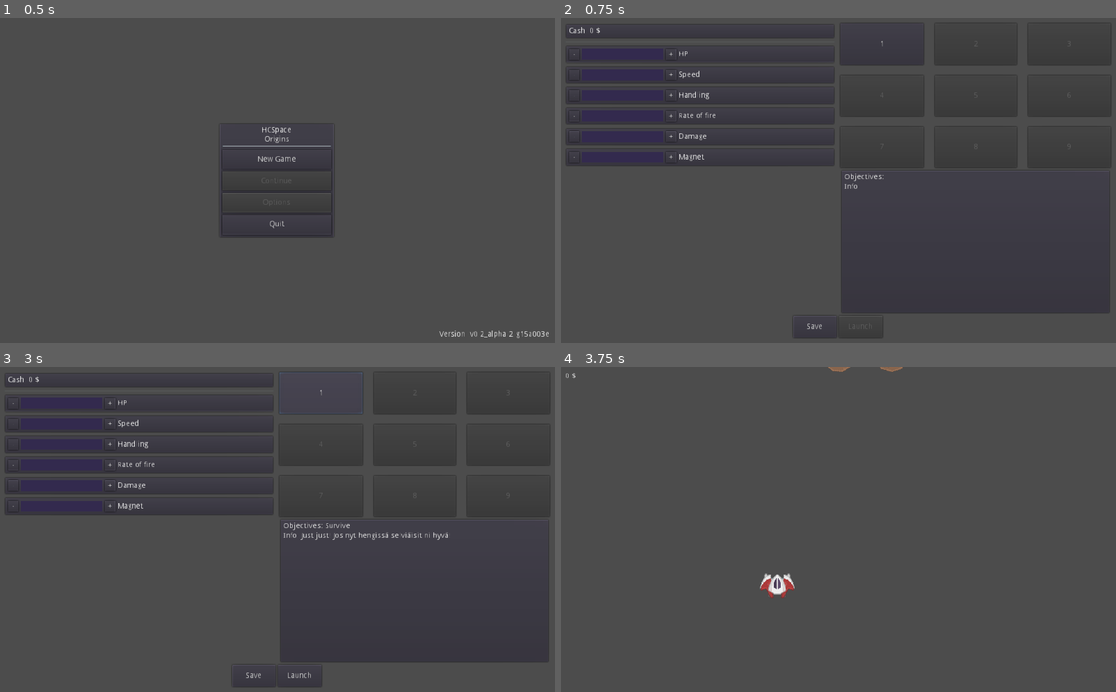
Above: before the commit, frames 1-4 (two rows, left to right).
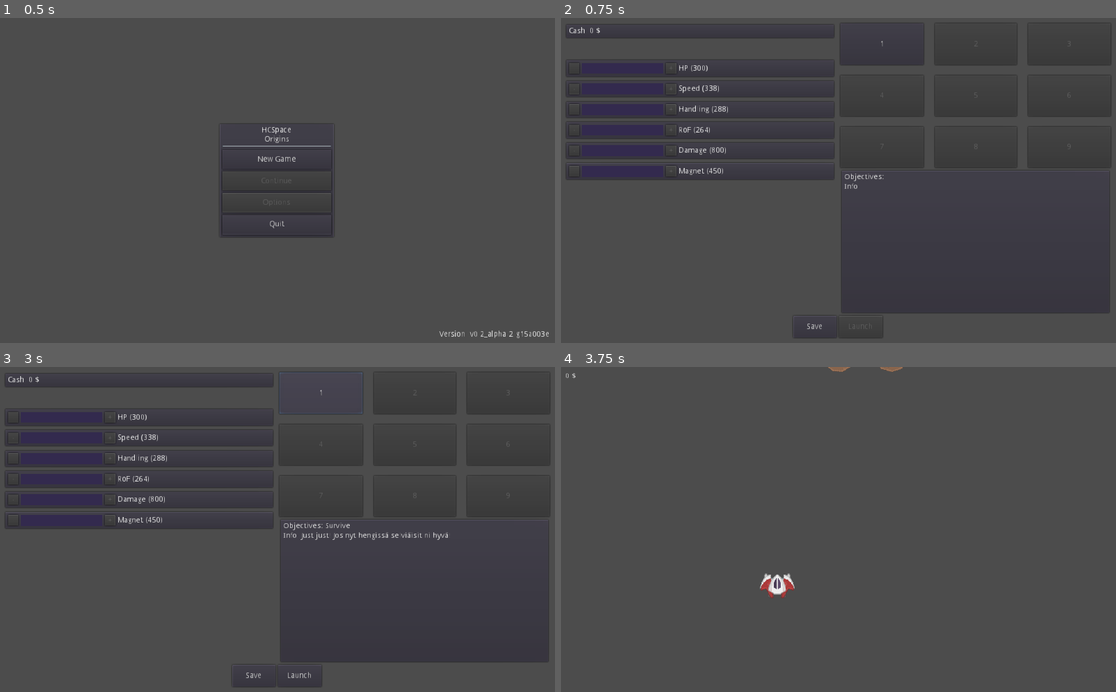
Above: after the commit, the same moments.

Repository: Kessinen/HCSSpace-Origins
Game: Godot game, scene res://Menus/Mainmenu.tscn
Two runs of this game, one before a commit and one after it. Both use one fixed random seed, a clock stepped at 60 frames per second and the inputs below.
Inputs (mouse positions are in pixels of both pictures, inside the frame that each line leads up to):
- Up to frame 1 (0.5 s): no input
- Up to frame 2 (0.75 s): click "New Game" at 0.5 s
- Up to frame 3 (3 s): click (11, 402) at 1.25 s, where only the run before the commit has a clickable "-"; click (111, 402) at 2 s, where only the run before the commit has a clickable "+"; click "1" at 2.75 s
- Up to frame 4 (3.75 s): click "Launch" at 3.5 s

Frame 1 is identical in both runs. In frame 2, 3.1% of the frame differs, in the area x 0-50%, y 9-50%; in frame 3, 3.1%; in frame 4, nothing differs.

Commit message:
ADD Implement shop functions

Diff:
--- a/src/Globals/playerStats.gd
+++ b/src/Globals/playerStats.gd
@@ -12,3 +12,21 @@
 	"shipSpeed" : 1,
 	"highestLevel" :1
 }
+var upgradeCostMultiplier = {
+	"HP" : 1.5,
+	"Shields" : 1,
+	"RoF" : 1.2,
+	"Damage" : 2,
+	"Handling" : 1.2,
+	"Magnet" : 1.5,
+	"Speed" : 1.3,
+}
+var upgradeBasePrices = {
+	"HP" : 100,
+	"Shields" : 1,
+	"RoF" : 110,
+	"Damage" : 200,
+	"Handling" : 120,
+	"Magnet" : 150,
+	"Speed" : 130,
+}
--- a/src/Menus/LevelSelect.gd
+++ b/src/Menus/LevelSelect.gd
@@ -1,9 +1,13 @@
 extends Control
 
 onready var playerStats = get_node("/root/playerStats").playerData
+onready var upgradeBaseValues = get_node("/root/playerStats").upgradeBasePrices
+onready var upgradeCostMultipliers = get_node("/root/playerStats").upgradeCostMultiplier
 onready var gameFunctions = get_node("/root/GameFunctions")
 
 var selectedLevel : int = 0
+
+var stats = ["HP", "Speed", "Handling", "RoF", "Damage", "Magnet"]
 
 var descriptions = [
 	{
@@ -17,20 +21,66 @@
 
 func _ready():
 	updateGui()
+	updateShopButtons()
 
+func updateShopButtons():
+	var curCash : int = playerStats["lootAmount"]
+	var statsPrefixPath = "VBoxContainer/HBoxContainer/VBoxContainer/VBoxContainer/"
+	var statsSufixPath = "/HBoxContainer/"
+
+	$VBoxContainer/HBoxContainer/VBoxContainer/VBoxContainer/PanelContainer4/lblCash.text = "Cash: " + str(playerStats["lootAmount"]) + " $"
+
+	for i in stats:
+		var btnMin = get_node(statsPrefixPath + i + statsSufixPath + "btnMin")
+		var pbarValue = get_node(statsPrefixPath + i + statsSufixPath + "pbarValue")
+		var btnPlus = get_node(statsPrefixPath + i + statsSufixPath + "btnPlus")
+		var lblTitle = get_node(statsPrefixPath + i + statsSufixPath + "lblTitle")
+
+		pbarValue.value = playerStats["ship"+i]
+		if pbarValue.value == 1:
+			btnMin.disabled = true
+			print("Disabling: ", i)
+		else:
+			btnMin.disabled = false
+
+		#Calculate costs and enable buttons accordingly
+		var curLevelCost = playerStats["ship"+i] * upgradeBaseValues[i] * upgradeCostMultipliers[i]
+		var nextLevelCost = (playerStats["ship"+i] + 1) * upgradeBaseValues[i] * upgradeCostMultipliers[i]
+		var previousLevelCost = (playerStats["ship"+i] - 1) * upgradeBaseValues[i] * upgradeCostMultipliers[i]
+		var refund = curLevelCost
+		if pbarValue.value == 10 or curCash - nextLevelCost < 0:
+			btnPlus.disabled = true
+		else:
+			btnPlus.disabled = false
+		lblTitle.text = i + " (" + str(nextLevelCost) + ")"
+		btnMin.connect("pressed", self, "decreaseStat", [i])
+		btnPlus.connect("pressed", self, "increaseStat", [i])
+
+func increaseStat(stat):
+	var curStatLevel = playerStats["ship"+stat]
+	var levelupCost = (curStatLevel + 1) * upgradeBaseValues[stat] * upgradeCostMultipliers[stat]
+	playerStats["ship"+stat] += 1
+	playerStats["lootAmount"] -= levelupCost
+	updateShopButtons()
+
+func decreaseStat(stat):
+	var curStatLevel = playerStats["ship"+stat]
+	var refund = (curStatLevel) * upgradeBaseValues[stat] * upgradeCostMultipliers[stat]
+	stat = "ship" + stat
+	playerStats[stat] -= 1
+	playerStats["lootAmount"] += refund
+	updateShopButtons()
 
 func updateGui():
 	for i in range(0, playerStats["highestLevel"]):
 		get_node("VBoxContainer/HBoxContainer/VBoxContainer2/levelsGrid/Lvl"+str(i+1)).disabled = false
 
-	$VBoxContainer/HBoxContainer/VBoxContainer/VBoxContainer/PanelContainer4/lblCash.text = "Cash: " + str(playerStats["lootAmount"]) + " $"
 
-	$VBoxContainer/HBoxContainer/VBoxContainer/VBoxContainer/PanelContainer/HBoxContainer/pbarHP.value = playerStats["shipHP"]
-	$VBoxContainer/HBoxContainer/VBoxContainer/VBoxContainer/PanelContainer7/HBoxContainer/pbarSpeed.value = playerStats["shipSpeed"]
-	$VBoxContainer/HBoxContainer/VBoxContainer/VBoxContainer/PanelContainer2/HBoxContainer/pbarHandling.value = playerStats["shipHandling"]
-	$VBoxContainer/HBoxContainer/VBoxContainer/VBoxContainer/PanelContainer3/HBoxContainer/pbarRof.value = playerStats["shipRoF"]
-	$VBoxContainer/HBoxContainer/VBoxContainer/VBoxContainer/PanelContainer5/HBoxContainer/pbarDamage.value = playerStats["shipDamage"]
-	$VBoxContainer/HBoxContainer/VBoxContainer/VBoxContainer/PanelContainer6/HBoxContainer/pbarMagnet.value = playerStats["shipMagnet"]
+	var statsBasePath = "VBoxContainer/HBoxContainer/VBoxContainer/VBoxContainer/"
+	for i in stats:
+		var parsedPath = statsBasePath + i + "/HBoxContainer/pbarValue"
+		get_node(parsedPath).value = playerStats["ship" + i]
+		pass
 
 func _on_LvlSelected_pressed(extra_arg_0):
 	selectedLevel = extra_arg_0
--- a/src/Menus/LevelSelect.tscn
+++ b/src/Menus/LevelSelect.tscn
@@ -45,7 +45,7 @@
 
 [node name="VBoxContainer" type="VBoxContainer" parent="VBoxContainer/HBoxContainer/VBoxContainer"]
 margin_right = 497.0
-margin_bottom = 264.0
+margin_bottom = 290.0
 
 [node name="PanelContainer4" type="PanelContainer" parent="VBoxContainer/HBoxContainer/VBoxContainer/VBoxContainer"]
 margin_right = 497.0
@@ -58,30 +58,32 @@
 margin_bottom = 21.0
 text = "Cash: 0 $"
 
-[node name="HSeparator" type="HSeparator" parent="VBoxContainer/HBoxContainer/VBoxContainer/VBoxContainer"]
+[node name="MarginContainer" type="MarginContainer" parent="VBoxContainer/HBoxContainer/VBoxContainer/VBoxContainer"]
 margin_top = 32.0
 margin_right = 497.0
-margin_bottom = 36.0
-
-[node name="PanelContainer" type="PanelContainer" parent="VBoxContainer/HBoxContainer/VBoxContainer/VBoxContainer"]
-margin_top = 40.0
-margin_right = 497.0
-margin_bottom = 74.0
-size_flags_horizontal = 3
-
-[node name="HBoxContainer" type="HBoxContainer" parent="VBoxContainer/HBoxContainer/VBoxContainer/VBoxContainer/PanelContainer"]
+margin_bottom = 62.0
+rect_min_size = Vector2( 0, 30 )
+
+[node name="HP" type="PanelContainer" parent="VBoxContainer/HBoxContainer/VBoxContainer/VBoxContainer"]
+margin_top = 66.0
+margin_right = 497.0
+margin_bottom = 100.0
+size_flags_horizontal = 3
+
+[node name="HBoxContainer" type="HBoxContainer" parent="VBoxContainer/HBoxContainer/VBoxContainer/VBoxContainer/HP"]
 margin_left = 7.0
 margin_top = 7.0
 margin_right = 490.0
 margin_bottom = 27.0
 
-[node name="Button" type="Button" parent="VBoxContainer/HBoxContainer/VBoxContainer/VBoxContainer/PanelContainer/HBoxContainer"]
+[node name="btnMin" type="Button" parent="VBoxContainer/HBoxContainer/VBoxContainer/VBoxContainer/HP/HBoxContainer"]
 margin_right = 20.0
 margin_bottom = 20.0
 rect_min_size = Vector2( 20, 20 )
+disabled = true
 text = "-"
 
-[node name="pbarHP" type="ProgressBar" parent="VBoxContainer/HBoxContainer/VBoxContainer/VBoxContainer/PanelContainer/HBoxContainer"]
+[node name="pbarValue" type="ProgressBar" parent="VBoxContainer/HBoxContainer/VBoxContainer/VBoxContainer/HP/HBoxContainer"]
 margin_left = 24.0
 margin_right = 174.0
 margin_bottom = 20.0
@@ -94,14 +96,15 @@
 value = 1.0
 percent_visible = false
 
-[node name="Button2" type="Button" parent="VBoxContainer/HBoxContainer/VBoxContainer/VBoxContainer/PanelContainer/HBoxContainer"]
+[node name="btnPlus" type="Button" parent="VBoxContainer/HBoxContainer/VBoxContainer/VBoxContainer/HP/HBoxContainer"]
 margin_left = 178.0
 margin_right = 198.0
 margin_bottom = 20.0
 rect_min_size = Vector2( 20, 20 )
+disabled = true
 text = "+"
 
-[node name="Label2" type="Label" parent="VBoxContainer/HBoxContainer/VBoxContainer/VBoxContainer/PanelContainer/HBoxContainer"]
+[node name="lblTitle" type="Label" parent="VBoxContainer/HBoxContainer/VBoxContainer/VBoxContainer/HP/HBoxContainer"]
 margin_left = 202.0
 margin_top = 3.0
 margin_right = 483.0
@@ -109,25 +112,26 @@
 size_flags_horizontal = 3
 text = "HP"
 
-[node name="PanelContainer7" type="PanelContainer" parent="VBoxContainer/HBoxContainer/VBoxContainer/VBoxContainer"]
-margin_top = 78.0
-margin_right = 497.0
-margin_bottom = 112.0
-size_flags_horizontal = 3
-
-[node name="HBoxContainer" type="HBoxContainer" parent="VBoxContainer/HBoxContainer/VBoxContainer/VBoxContainer/PanelContainer7"]
+[node name="Speed" type="PanelContainer" parent="VBoxContainer/HBoxContainer/VBoxContainer/VBoxContainer"]
+margin_top = 104.0
+margin_right = 497.0
+margin_bottom = 138.0
+size_flags_horizontal = 3
+
+[node name="HBoxContainer" type="HBoxContainer" parent="VBoxContainer/HBoxContainer/VBoxContainer/VBoxContainer/Speed"]
 margin_left = 7.0
 margin_top = 7.0
 margin_right = 490.0
 margin_bottom = 27.0
 
-[node name="Button" type="Button" parent="VBoxContainer/HBoxContainer/VBoxContainer/VBoxContainer/PanelContainer7/HBoxContainer"]
+[node name="btnMin" type="Button" parent="VBoxContainer/HBoxContainer/VBoxContainer/VBoxContainer/Speed/HBoxContainer"]
 margin_right = 20.0
 margin_bottom = 20.0
 rect_min_size = Vector2( 20, 20 )
+disabled = true
 text = "-"
 
-[node name="pbarSpeed" type="ProgressBar" parent="VBoxContainer/HBoxContainer/VBoxContainer/VBoxContainer/PanelContainer7/HBoxContainer"]
+[node name="pbarValue" type="ProgressBar" parent="VBoxContainer/HBoxContainer/VBoxContainer/VBoxContainer/Speed/HBoxContainer"]
 margin_left = 24.0
 margin_right = 174.0
 margin_bottom = 20.0
@@ -140,39 +144,41 @@
 value = 1.0
 percent_visible = false
 
-[node name="Button2" type="Button" parent="VBoxContainer/HBoxContainer/VBoxContainer/VBoxContainer/PanelContainer7/HBoxContainer"]
+[node name="btnPlus" type="Button" parent="VBoxContainer/HBoxContainer/VBoxContainer/VBoxContainer/Speed/HBoxContainer"]
 margin_left = 178.0
 margin_right = 198.0
 margin_bottom = 20.0
 rect_min_size = Vector2( 20, 20 )
+disabled = true
 text = "+"
 
-[node name="Label2" type="Label" parent="VBoxContainer/HBoxContainer/VBoxContainer/VBoxContainer/PanelContainer7/HBoxContainer"]
+[node name="lblTitle" type="Label" parent="VBoxContainer/HBoxContainer/VBoxContainer/VBoxContainer/Speed/HBoxContainer"]
 margin_left = 202.0
 margin_top = 3.0
 margin_right = 241.0
 margin_bottom = 17.0
 text = "Speed"
 
-[node name="PanelContainer2" type="PanelContainer" parent="VBoxContainer/HBoxContainer/VBoxContainer/VBoxContainer"]
-margin_top = 116.0
-margin_right = 497.0
-margin_bottom = 150.0
-size_flags_horizontal = 3
-
-[node name="HBoxContainer" type="HBoxContainer" parent="VBoxContainer/HBoxContainer/VBoxContainer/VBoxContainer/PanelContainer2"]
+[node name="Handling" type="PanelContainer" parent="VBoxContainer/HBoxContainer/VBoxContainer/VBoxContainer"]
+margin_top = 142.0
+margin_right = 497.0
+margin_bottom = 176.0
+size_flags_horizontal = 3
+
+[node name="HBoxContainer" type="HBoxContainer" parent="VBoxContainer/HBoxContainer/VBoxContainer/VBoxContainer/Handling"]
 margin_left = 7.0
 margin_top = 7.0
 margin_right = 490.0
 margin_bottom = 27.0
 
-[node name="Button" type="Button" parent="VBoxContainer/HBoxContainer/VBoxContainer/VBoxContainer/PanelContainer2/HBoxContainer"]
+[node name="btnMin" type="Button" parent="VBoxContainer/HBoxContainer/VBoxContainer/VBoxContainer/Handling/HBoxContainer"]
 margin_right = 20.0
 margin_bottom = 20.0
 rect_min_size = Vector2( 20, 20 )
+disabled = true
 text = "-"
 
-[node name="pbarHandling" type="ProgressBar" parent="VBoxContainer/HBoxContainer/VBoxContainer/VBoxContainer/PanelContainer2/HBoxContainer"]
+[node name="pbarValue" type="ProgressBar" parent="VBoxContainer/HBoxContainer/VBoxContainer/VBoxContainer/Handling/HBoxContainer"]
 margin_left = 24.0
 margin_right = 174.0
 margin_bottom = 20.0
@@ -185,39 +191,41 @@
 value = 1.0
 percent_visible = false
 
-[node name="Button2" type="Button" parent="VBoxContainer/HBoxContainer/VBoxContainer/VBoxContainer/PanelContainer2/HBoxContainer"]
+[node name="btnPlus" type="Button" parent="VBoxContainer/HBoxContainer/VBoxContainer/VBoxContainer/Handling/HBoxContainer"]
 margin_left = 178.0
 margin_right = 198.0
 margin_bottom = 20.0
 rect_min_size = Vector2( 20, 20 )
+disabled = true
 text = "+"
 
-[node name="Label2" type="Label" parent="VBoxContainer/HBoxContainer/VBoxContainer/VBoxContainer/PanelContainer2/HBoxContainer"]
+[node name="lblTitle" type="Label" parent="VBoxContainer/HBoxContainer/VBoxContainer/VBoxContainer/Handling/HBoxContainer"]
 margin_left = 202.0
 margin_top = 3.0
 margin_right = 258.0
 margin_bottom = 17.0
 text = "Handling"
 
-[node name="PanelContainer3" type="PanelContainer" parent="VBoxContainer/HBoxContainer/VBoxContainer/VBoxContainer"]
-margin_top = 154.0
-margin_right = 497.0
-margin_bottom = 188.0
-size_flags_horizontal = 3
-
-[node name="HBoxContainer" type="HBoxContainer" parent="VBoxContainer/HBoxContainer/VBoxContainer/VBoxContainer/PanelContainer3"]
+[node name="RoF" type="PanelContainer" parent="VBoxContainer/HBoxContainer/VBoxContainer/VBoxContainer"]
+margin_top = 180.0
+margin_right = 497.0
+margin_bottom = 214.0
+size_flags_horizontal = 3
+
+[node name="HBoxContainer" type="HBoxContainer" parent="VBoxContainer/HBoxContainer/VBoxContainer/VBoxContainer/RoF"]
 margin_left = 7.0
 margin_top = 7.0
 margin_right = 490.0
 margin_bottom = 27.0
 
-[node name="Button" type="Button" parent="VBoxContainer/HBoxContainer/VBoxContainer/VBoxContainer/PanelContainer3/HBoxContainer"]
+[node name="btnMin" type="Button" parent="VBoxContainer/HBoxContainer/VBoxContainer/VBoxContainer/RoF/HBoxContainer"]
 margin_right = 20.0
 margin_bottom = 20.0
 rect_min_size = Vector2( 20, 20 )
+disabled = true
 text = "-"
 
-[node name="pbarRof" type="ProgressBar" parent="VBoxContainer/HBoxContainer/VBoxContainer/VBoxContainer/PanelContainer3/HBoxContainer"]
+[node name="pbarValue" type="ProgressBar" parent="VBoxContainer/HBoxContainer/VBoxContainer/VBoxContainer/RoF/HBoxContainer"]
 margin_left = 24.0
 margin_right = 174.0
 margin_bottom = 20.0
@@ -230,39 +238,41 @@
 value = 1.0
 percent_visible = false
 
-[node name="Button2" type="Button" parent="VBoxContainer/HBoxContainer/VBoxContainer/VBoxContainer/PanelContainer3/HBoxContainer"]
+[node name="btnPlus" type="Button" parent="VBoxContainer/HBoxContainer/VBoxContainer/VBoxContainer/RoF/HBoxContainer"]
 margin_left = 178.0
 margin_right = 198.0
 margin_bottom = 20.0
 rect_min_size = Vector2( 20, 20 )
+disabled = true
 text = "+"
 
-[node name="Label2" type="Label" parent="VBoxContainer/HBoxContainer/VBoxContainer/VBoxContainer/PanelContainer3/HBoxContainer"]
+[node name="lblTitle" type="Label" parent="VBoxContainer/HBoxContainer/VBoxContainer/VBoxContainer/RoF/HBoxContainer"]
 margin_left = 202.0
 margin_top = 3.0
 margin_right = 271.0
 margin_bottom = 17.0
 text = "Rate of fire"
 
-[node name="PanelContainer5" type="PanelContainer" parent="VBoxContainer/HBoxContainer/VBoxContainer/VBoxContainer"]
-margin_top = 192.0
-margin_right = 497.0
-margin_bottom = 226.0
-size_flags_horizontal = 3
-
-[node name="HBoxContainer" type="HBoxContainer" parent="VBoxContainer/HBoxContainer/VBoxContainer/VBoxContainer/PanelContainer5"]
+[node name="Damage" type="PanelContainer" parent="VBoxContainer/HBoxContainer/VBoxContainer/VBoxContainer"]
+margin_top = 218.0
+margin_right = 497.0
+margin_bottom = 252.0
+size_flags_horizontal = 3
+
+[node name="HBoxContainer" type="HBoxContainer" parent="VBoxContainer/HBoxContainer/VBoxContainer/VBoxContainer/Damage"]
 margin_left = 7.0
 margin_top = 7.0
 margin_right = 490.0
 margin_bottom = 27.0
 
-[node name="Button" type="Button" parent="VBoxContainer/HBoxContainer/VBoxContainer/VBoxContainer/PanelContainer5/HBoxContainer"]
+[node name="btnMin" type="Button" parent="VBoxContainer/HBoxContainer/VBoxContainer/VBoxContainer/Damage/HBoxContainer"]
 margin_right = 20.0
 margin_bottom = 20.0
 rect_min_size = Vector2( 20, 20 )
+disabled = true
 text = "-"
 
-[node name="pbarDamage" type="ProgressBar" parent="VBoxContainer/HBoxContainer/VBoxContainer/VBoxContainer/PanelContainer5/HBoxContainer"]
+[node name="pbarValue" type="ProgressBar" parent="VBoxContainer/HBoxContainer/VBoxContainer/VBoxContainer/Damage/HBoxContainer"]
 margin_left = 24.0
 margin_right = 174.0
 margin_bottom = 20.0
@@ -275,39 +285,41 @@
 value = 1.0
 percent_visible = false
 
-[node name="Button2" type="Button" parent="VBoxContainer/HBoxContainer/VBoxContainer/VBoxContainer/PanelContainer5/HBoxContainer"]
+[node name="btnPlus" type="Button" parent="VBoxContainer/HBoxContainer/VBoxContainer/VBoxContainer/Damage/HBoxContainer"]
 margin_left = 178.0
 margin_right = 198.0
 margin_bottom = 20.0
 rect_min_size = Vector2( 20, 20 )
+disabled = true
 text = "+"
 
-[node name="Label2" type="Label" parent="VBoxContainer/HBoxContainer/VBoxContainer/VBoxContainer/PanelContainer5/HBoxContainer"]
+[node name="lblTitle" type="Label" parent="VBoxContainer/HBoxContainer/VBoxContainer/VBoxContainer/Damage/HBoxContainer"]
 margin_left = 202.0
 margin_top = 3.0
 margin_right = 254.0
 margin_bottom = 17.0
 text = "Damage"
 
-[node name="PanelContainer6" type="PanelContainer" parent="VBoxContainer/HBoxContainer/VBoxContainer/VBoxContainer"]
-margin_top = 230.0
-margin_right = 497.0
-margin_bottom = 264.0
-size_flags_horizontal = 3
-
-[node name="HBoxContainer" type="HBoxContainer" parent="VBoxContainer/HBoxContainer/VBoxContainer/VBoxContainer/PanelContainer6"]
+[node name="Magnet" type="PanelContainer" parent="VBoxContainer/HBoxContainer/VBoxContainer/VBoxContainer"]
+margin_top = 256.0
+margin_right = 497.0
+margin_bottom = 290.0
+size_flags_horizontal = 3
+
+[node name="HBoxContainer" type="HBoxContainer" parent="VBoxContainer/HBoxContainer/VBoxContainer/VBoxContainer/Magnet"]
 margin_left = 7.0
 margin_top = 7.0
 margin_right = 490.0
 margin_bottom = 27.0
 
-[node name="Button" type="Button" parent="VBoxContainer/HBoxContainer/VBoxContainer/VBoxContainer/PanelContainer6/HBoxContainer"]
+[node name="btnMin" type="Button" parent="VBoxContainer/HBoxContainer/VBoxContainer/VBoxContainer/Magnet/HBoxContainer"]
 margin_right = 20.0
 margin_bottom = 20.0
 rect_min_size = Vector2( 20, 20 )
+disabled = true
 text = "-"
 
-[node name="pbarMagnet" type="ProgressBar" parent="VBoxContainer/HBoxContainer/VBoxContainer/VBoxContainer/PanelContainer6/HBoxContainer"]
+[node name="pbarValue" type="ProgressBar" parent="VBoxContainer/HBoxContainer/VBoxContainer/VBoxContainer/Magnet/HBoxContainer"]
 margin_left = 24.0
 margin_right = 174.0
 margin_bottom = 20.0
@@ -320,14 +332,15 @@
 value = 1.0
 percent_visible = false
 
-[node name="Button2" type="Button" parent="VBoxContainer/HBoxContainer/VBoxContainer/VBoxContainer/PanelContainer6/HBoxContainer"]
+[node name="btnPlus" type="Button" parent="VBoxContainer/HBoxContainer/VBoxContainer/VBoxContainer/Magnet/HBoxContainer"]
 margin_left = 178.0
 margin_right = 198.0
 margin_bottom = 20.0
 rect_min_size = Vector2( 20, 20 )
+disabled = true
 text = "+"
 
-[node name="Label2" type="Label" parent="VBoxContainer/HBoxContainer/VBoxContainer/VBoxContainer/PanelContainer6/HBoxContainer"]
+[node name="lblTitle" type="Label" parent="VBoxContainer/HBoxContainer/VBoxContainer/VBoxContainer/Magnet/HBoxContainer"]
 margin_left = 202.0
 margin_top = 3.0
 margin_right = 249.0
